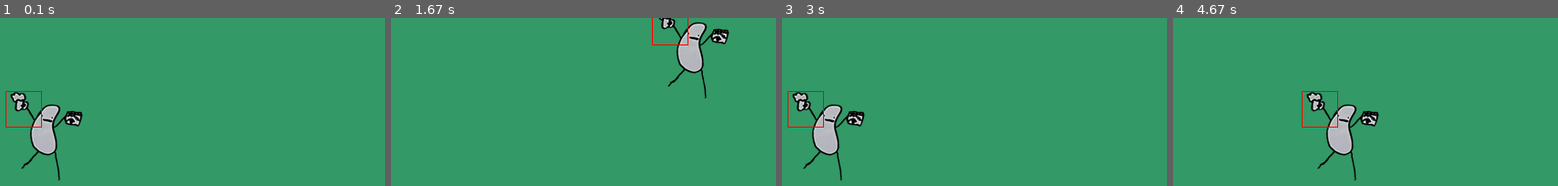
Above: before the commit, frames 1-4 (left to right).
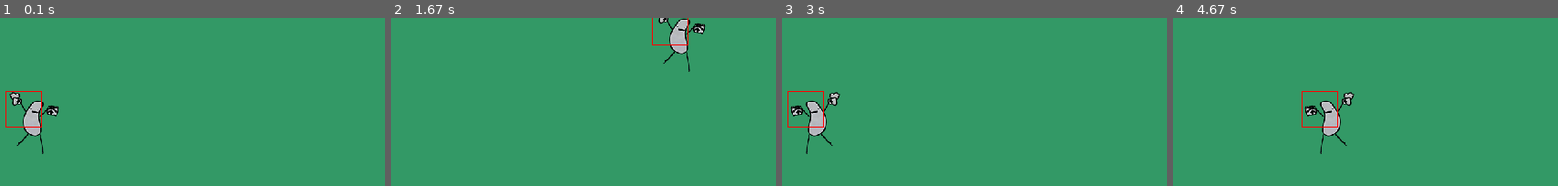
Above: after the commit, the same moments.

Repository: picchetts/Complete-Pygame-Tutorial---Create-a-Dungeon-Crawler
Game: pygame game, started from Dungeon-Crawler/main.py
The game is run twice, just before and just after one commit, with the same random seed, the same clock (stepped at 60 frames per second) and the same inputs.
Inputs:
- Up to frame 1 (0.1 s): no input
- Up to frame 2 (1.67 s): hold D 0.33-0.8 s; hold W 0.83-1.13 s; hold D 1.17-1.63 s
- Up to frame 3 (3 s): hold A 1.67-2.2 s; hold S 2.23-2.53 s; hold A 2.57-2.97 s
- Up to frame 4 (4.67 s): hold W 3-3.37 s; hold D 3.4-4.03 s; hold S 4.07-4.43 s; hold A from 4.47 s (still down)

The runs differ from the first frame. In frame 1, 3.1% of the frame differs, in the area x 2-22%, y 44-97%; in frame 2, 2.9%; in frame 3, 3.2%; in frame 4, 3.2%.

Commit message:
agregados escalado y flip del personaje

Diff:
--- a/Dungeon-Crawler/character.py
+++ b/Dungeon-Crawler/character.py
@@ -7,16 +7,20 @@
     def __init__(self, x, y,image):
         #creo el campo imagen referenciando el sprite
         self.image = image
+        #Creo variable flip para cuando el personaje se gira
+        self.flip = False
         #creo una forma básica rectangulo de 40x40 en las coordenadas 0, 0
         self.rect = pygame.Rect(0, 0, 40, 40)
         #posiciono rectangulo en coordenadas pasadas a Init
         self.rect.center = (x, y)
 
     def move(self, dx, dy):
-        """Control Diagonal Speed: si estan activos el movimiento horiz y vertical,
-        lo que significa que va en diagonal: calculo la velocidad diagonal usando Teorema de Pitagoras
-
-        """
+        #Flipeo Imagen si se mueve hacia la izquierda
+        if dx < 0:
+            self.flip = True
+        if dx > 0:
+            self.flip = False
+        #Reduzco Diagonal Speed
         if dx != 0 and dy != 0:
             dx = dx * (math.sqrt(2)/2)
             dy = dy * (math.sqrt(2)/2)
@@ -25,6 +29,8 @@
         self.rect.y  += dy
 
     def draw(self, surface):
-        #Agrego imagen en el método Draw
-        surface.blit(self.image, self.rect)
+        #Dibujo imagen flipeada si aplica
+        fipped_image = pygame.transform.flip(self.image, self.flip, False)
+        #Agrego imagen en el metodo Draw
+        surface.blit(fipped_image, self.rect)
         pygame.draw.rect(surface, constants.RED, self.rect, 1)
--- a/Dungeon-Crawler/constants.py
+++ b/Dungeon-Crawler/constants.py
@@ -1,8 +1,12 @@
 
 FPS = 60
-SPEED = 5
+
 SCREEN_WIDTH = 800
 SCREEN_HEIGHT = 600
+
+SCALE = 0.7
+SPEED = 5
+
 
 #Colors
 BG = (51, 153, 102)
--- a/Dungeon-Crawler/main.py
+++ b/Dungeon-Crawler/main.py
@@ -20,7 +20,18 @@
 moving_down = False
 
 #Load Player Image
+
+
+
 player_image = pygame.image.load("assets/images/characters/patatasan/iddle/patatasan_static_100x100.png").convert_alpha()
+
+#Helper Function to Scale Up/ Down image
+def scale_img(image, scale):
+    w = image.get_width()
+    h = image.get_height()
+    return pygame.transform.scale(image, (w * scale, h * scale))
+
+player_image = scale_img(player_image, constants.SCALE)
 
 #Create Character
 player = Character(100, 100, player_image)
--- a/Pygame_Links.txt
+++ b/Pygame_Links.txt
@@ -3,7 +3,7 @@
 https://bancogalicia.udemy.com/course/pygame-dungeon-crawler/learn/lecture/33526260#overview
 
 LLEGUE A:
-		6. Sprites and Animation | 2 Minutis
+		6. Sprites and Animation | 13 minuts (empezando animación de sprites)
 #####################################################################
 
 
